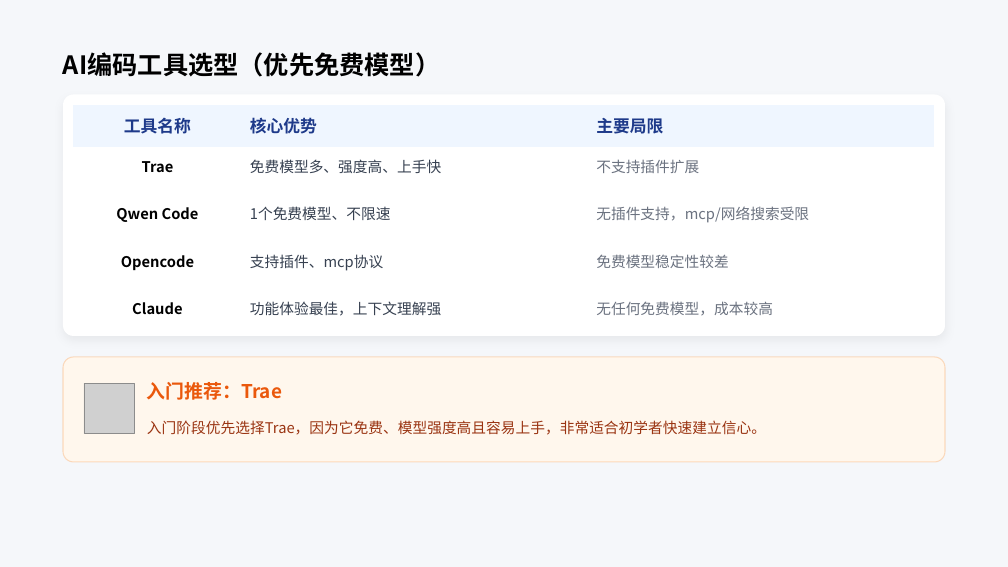
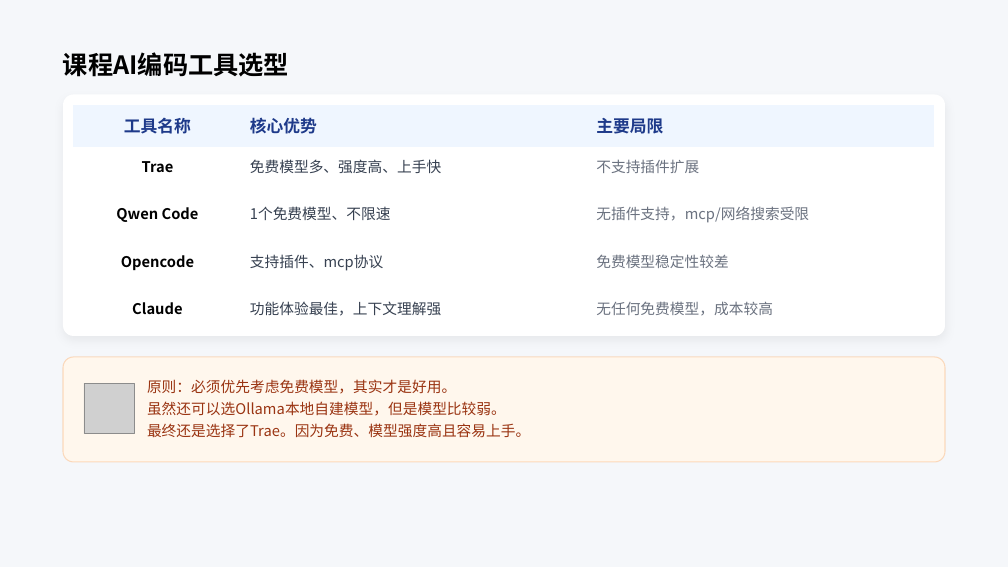
Before and after one commit to lolorzlol/MADAO-GameCodingAssistant, a slide deck: slide 4 of Tutorial-0/Vibe_Agentic Coding 课程PPT.pptx. Drawn at 1008x567 pixels with LibreOffice and Linux fonts; fonts in the diff are those of the drawing; grey boxes stand for pictures. Boxes give left, top, right and bottom in pixels: in the first picture for what was removed or moved away, otherwise in the second. Text is boxed around its words. In the diff, an @@ line names an element or a change of style, - is before the commit and + after.

```diff
--- a/Tutorial-0/Vibe_Agentic Coding 课程PPT.pptx
+++ b/Tutorial-0/Vibe_Agentic Coding 课程PPT.pptx
@@ text at [63, 52, 289, 77]: text changed @@
-AI编码工具选型（优先免费模型）
+课程AI编码工具选型
@@ text at [147, 379, 530, 438]: text changed @@
-入门阶段优先选择Trae，因为它免费、模型强度高且容易上手，非常适合初学者快速建立信心。
+原则：必须优先考虑免费模型，其实才是好用。
+虽然还可以选Ollama本地自建模型，但是模型比较弱。
+最终还是选择了Trae。因为免费、模型强度高且容易上手。
@@ text removed at [147, 382, 282, 400] @@
-入门推荐：Trae
```
Also in this commit, not shown: 17 other files.
